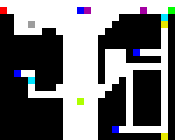
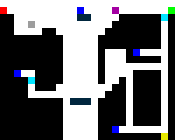
Comparing the layer stacks of the two 175px x 140px images. Changes:
painted on "Ebene 1" over (x1=70, y1=7, x2=168, y2=105)
